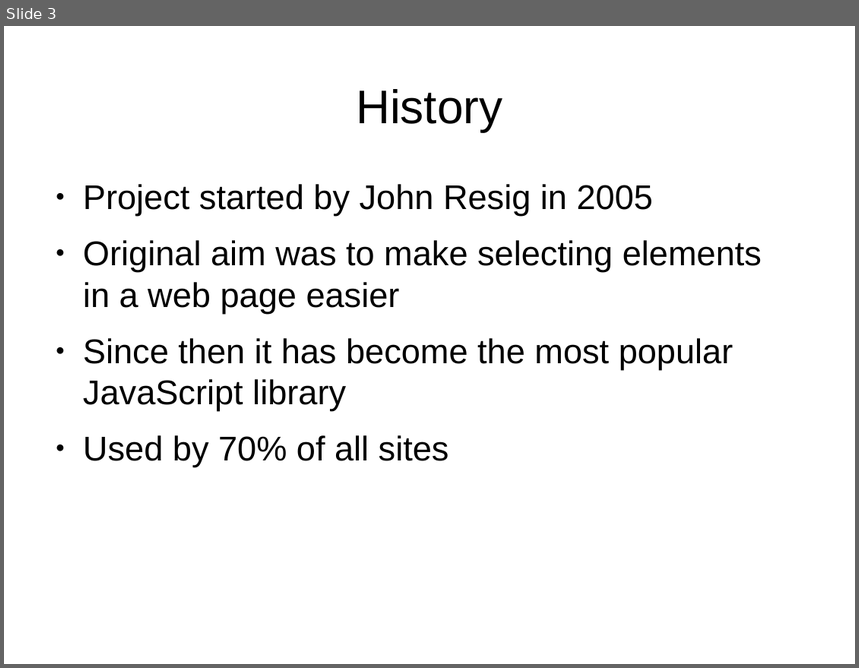
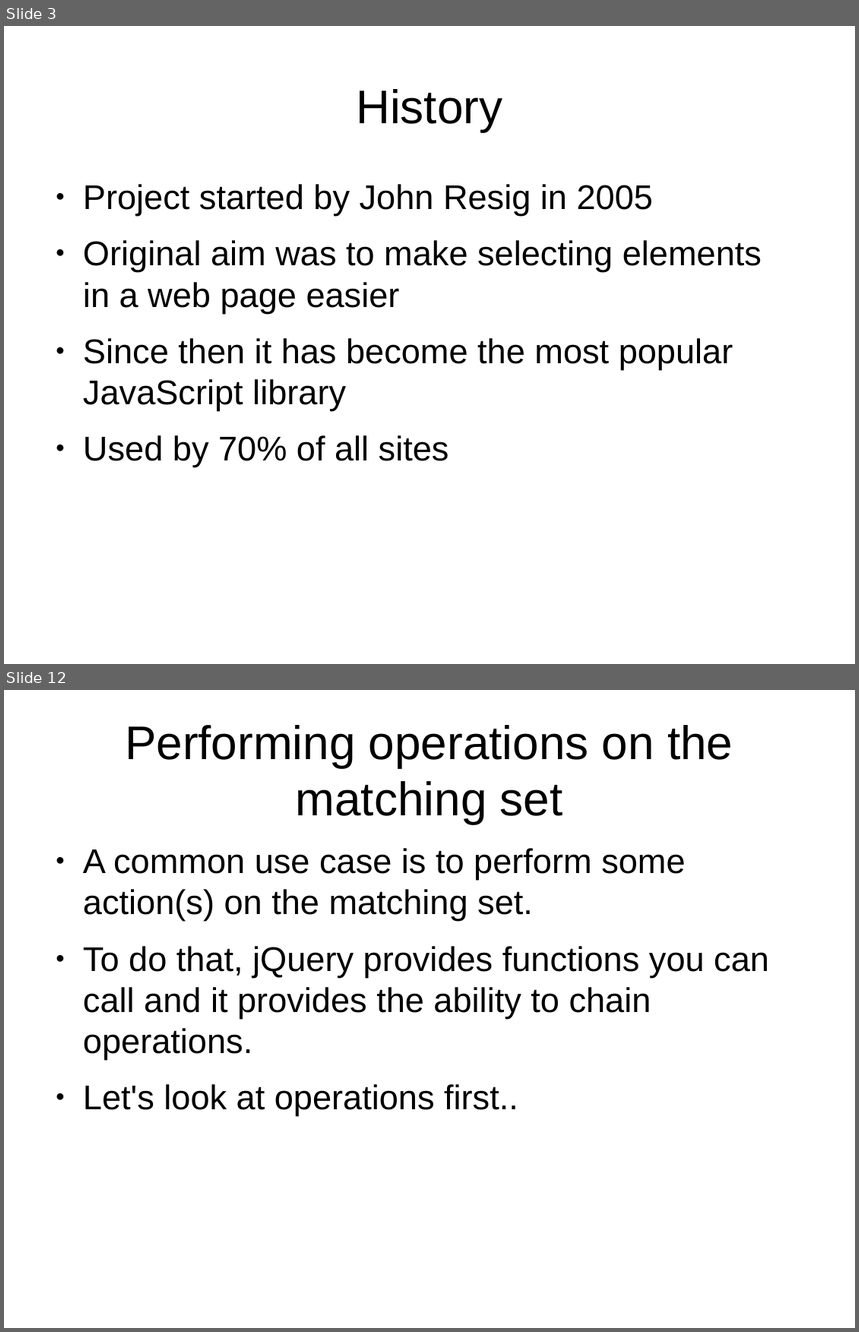
Before and after one commit to tomafc330/presentations, a slide deck: jquery/presentation.odp. Shown one above the other, each under a label of ours: slide 3 before the commit, slides 3 and 12 after it; the slides between them are not shown. The pictures are 859x668 and 859x1332 pixels, drawn with LibreOffice and Linux fonts; fonts in the diff are those of the drawing. Boxes give left, top, right and bottom in pixels: in the first picture for what was removed or moved away, otherwise in the second. Text is boxed around its words. In the diff, an @@ line names an element or a change of style, - is before the commit and + after.

```diff
--- a/jquery/presentation.odp
+++ b/jquery/presentation.odp
@@ slide 12 added at (4,690,855,1328), background #FFFFFF @@
@@ title added at (125,725,733,825), 44 pt, text #000000 @@
+Performing operations on the matching set
@@ text added at (83,848,769,1116), 32 pt, text #000000 @@
+● A common use case is to perform some action(s) on the matching set.
+● To do that, jQuery provides functions you can call and it provides the ability to chain operations.
+● Let's look at operations first..
```
Also in this commit, not shown: 5 slides changed, 14 other slides added, 10 other files.
